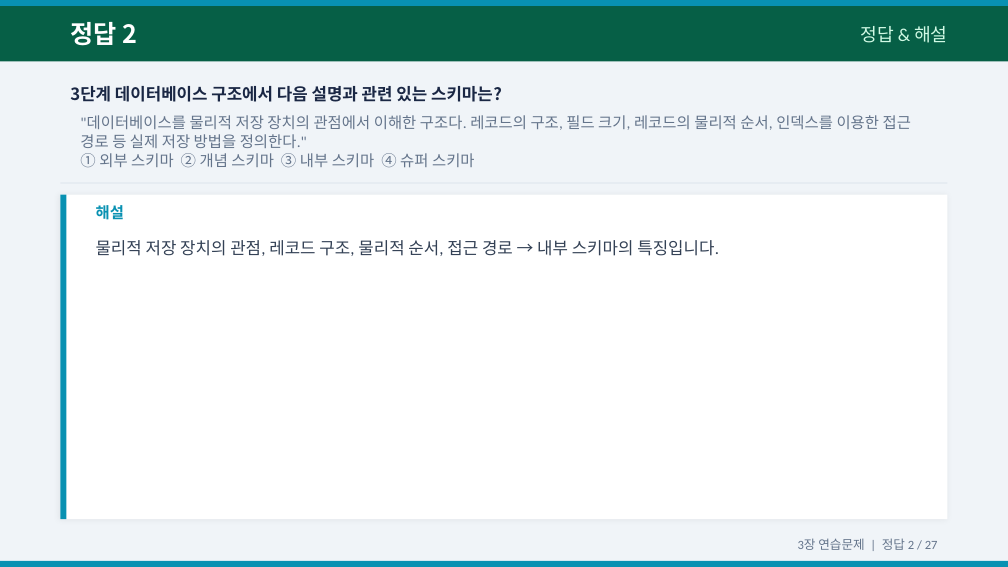
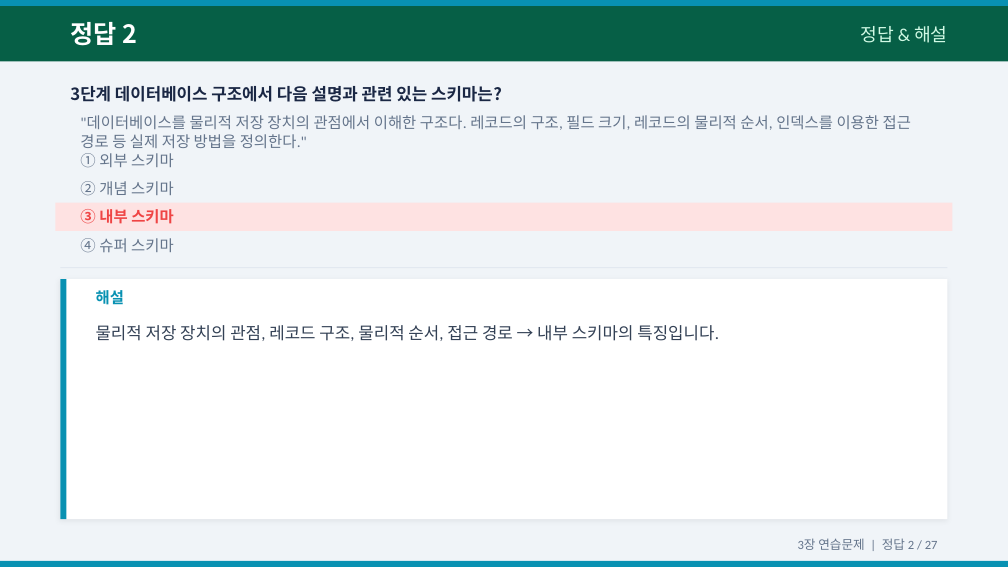
Before and after one commit to Sangdon-Park/Sangdon-Park.github.io, a slide deck: slide 5 of data/DB시스템/3장_연습문제_문제_정답.pptx. Drawn at 1008x567 pixels with LibreOffice and Linux fonts; fonts in the diff are those of the drawing. Boxes give left, top, right and bottom in pixels: in the first picture for what was removed or moved away, otherwise in the second. Text is boxed around its words. In the diff, an @@ line names an element or a change of style, - is before the commit and + after.

```diff
--- a/data/DB시스템/3장_연습문제_문제_정답.pptx
+++ b/data/DB시스템/3장_연습문제_문제_정답.pptx
@@ text at (x1=80, y1=153, x2=174, y2=167): text changed @@
-① 외부 스키마 ② 개념 스키마 ③ 내부 스키마 ④ 슈퍼 스키마
+① 외부 스키마
@@ rectangle added at (x1=55, y1=203, x2=953, y2=231), fill #FEE2E2 @@
@@ text added at (x1=80, y1=181, x2=174, y2=195), 11 pt, text #64748B @@
+② 개념 스키마
@@ text added at (x1=80, y1=209, x2=174, y2=224), 11 pt, text #EF4444, bold @@
+③ 내부 스키마
@@ text added at (x1=80, y1=238, x2=174, y2=252), 11 pt, text #64748B @@
+④ 슈퍼 스키마
@@ rectangle moved from (x1=60, y1=182, x2=948, y2=183) to (x1=60, y1=267, x2=948, y2=268) @@
@@ rectangle resized from (x1=60, y1=195, x2=948, y2=519) to (x1=60, y1=279, x2=948, y2=519) @@
@@ rectangle resized from (x1=60, y1=195, x2=67, y2=519) to (x1=60, y1=279, x2=67, y2=519) @@
@@ text "해설" moved from (x1=96, y1=205, x2=124, y2=220) to (x1=96, y1=290, x2=124, y2=305) @@
@@ text "물리적 저장 장치의 관점, 레코드 ..." moved from (x1=96, y1=240, x2=719, y2=256) to (x1=96, y1=325, x2=719, y2=341) @@
```
Also in this commit, not shown: 5 other slides changed, 1 other file.
